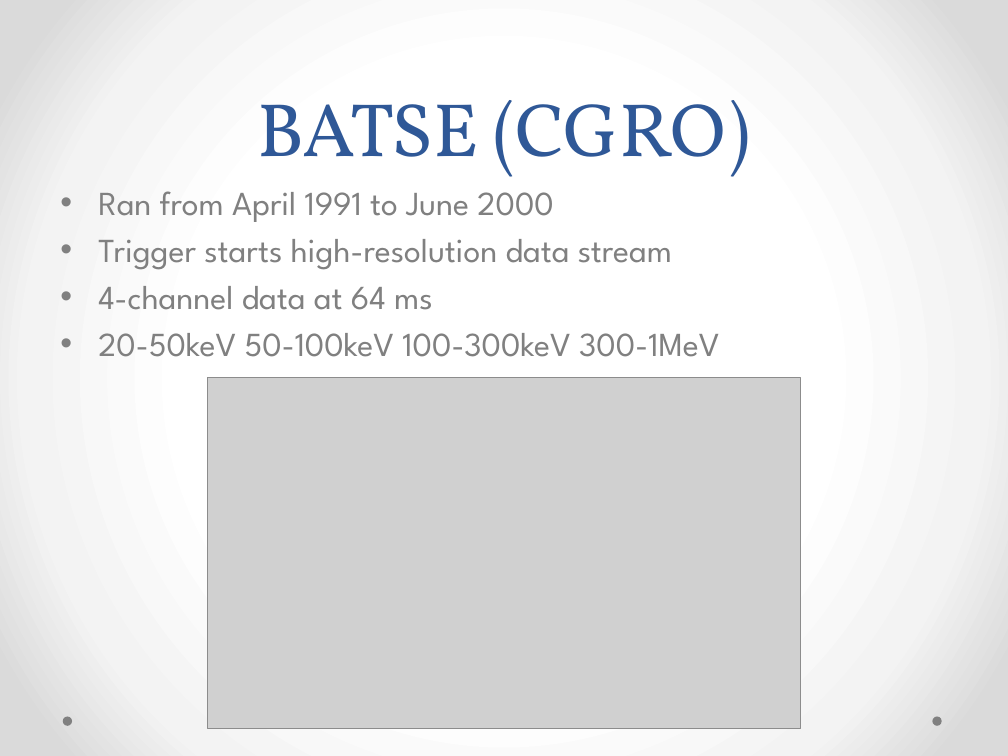
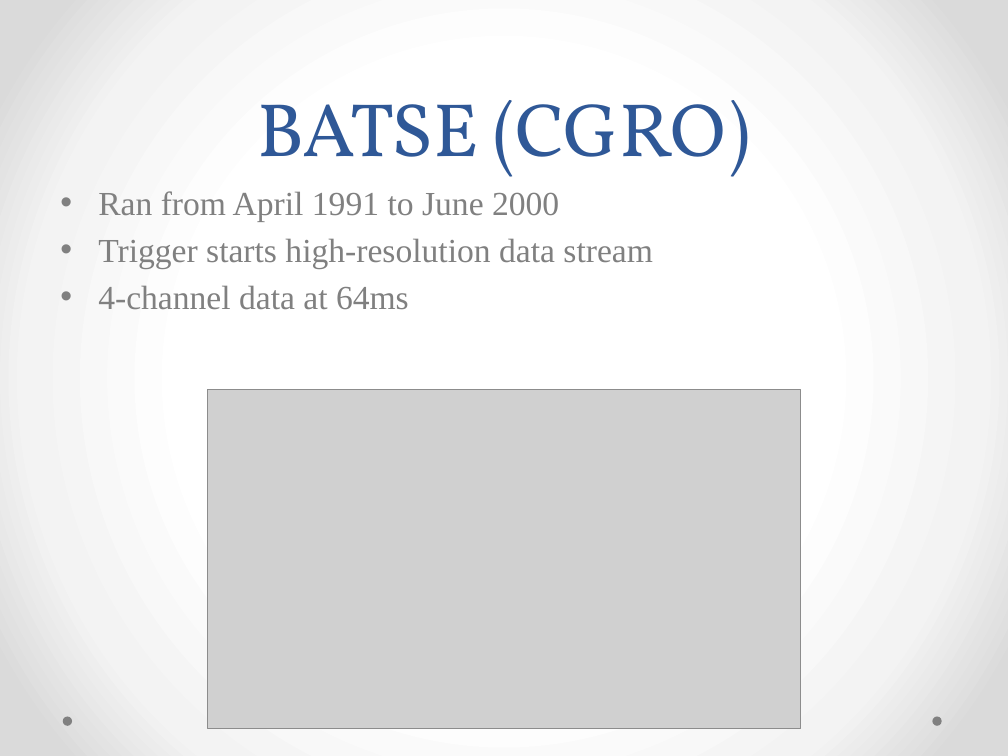
Before and after one commit to twcannon/MastersThesis, a slide deck: slide 5 of Paper/MastersPresentation.pptx (slide 4 before the commit). Drawn at 1008x756 pixels with LibreOffice and Linux fonts; fonts in the diff are those of the drawing; grey boxes stand for pictures. Boxes give left, top, right and bottom in pixels: in the first picture for what was removed or moved away, otherwise in the second. Text is boxed around its words. In the diff, an @@ line names an element or a change of style, - is before the commit and + after.

```diff
--- a/Paper/MastersPresentation.pptx
+++ b/Paper/MastersPresentation.pptx
@@ text at (98,191,653,268): font League Spartan to Times New Roman in "Ran from April 1991 to June 2000", "Trigger starts high-resolution data stream" @@
@@ text at (98,285,409,309): text changed; font League Spartan to Times New Roman @@
-• 4-channel data at 64 ms
-• 20-50keV 50-100keV 100-300keV 300-1MeV
+• 4-channel data at 64ms
@@ picture: place and size @@
-picture at (208,378,800,729)
+picture at (208,390,800,729)
```
Also in this commit, not shown: 16 other slides changed, 6 slides added, 2 slides removed, 12 other files.
